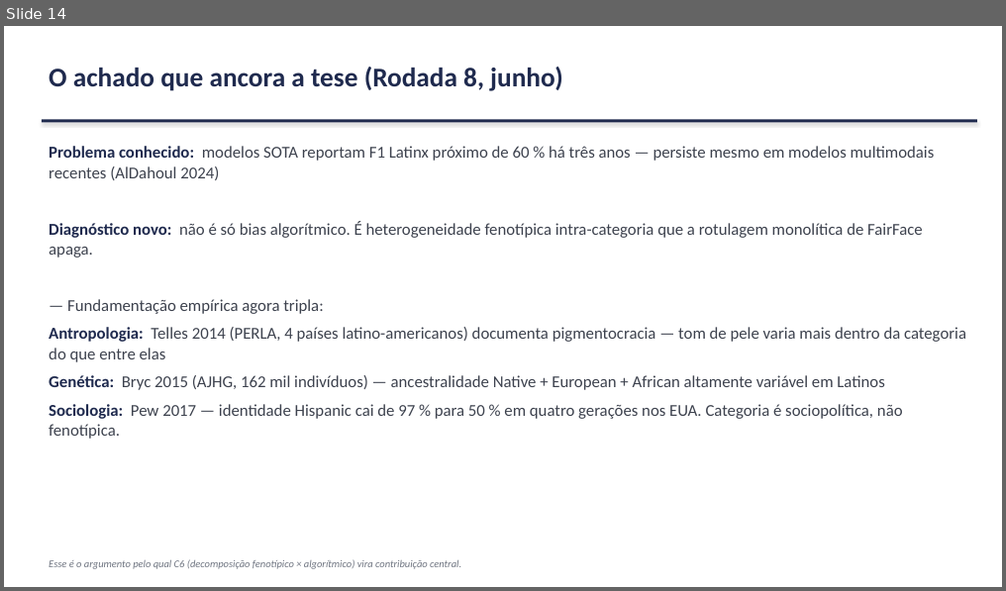
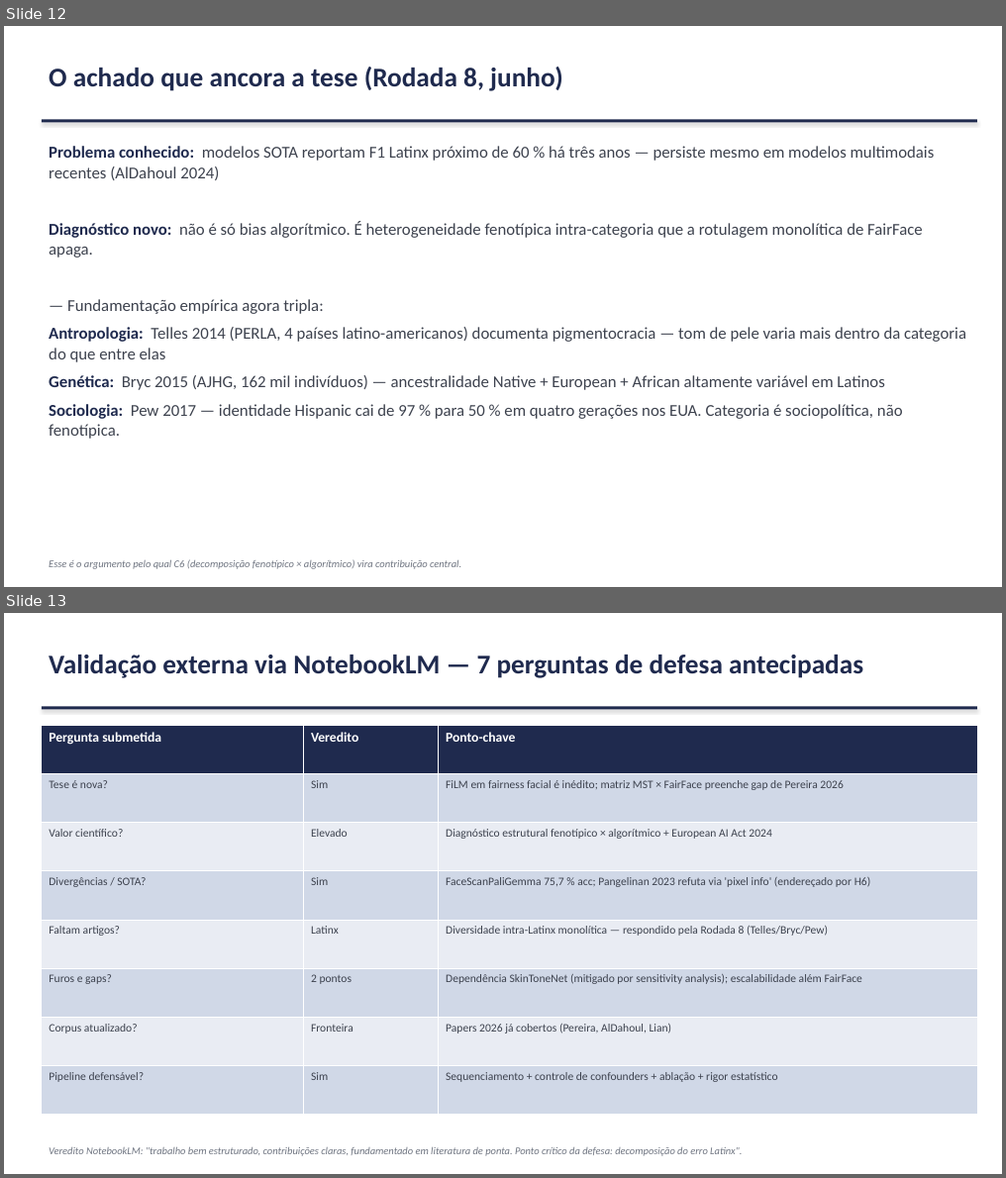
Before and after one commit to marcellozzetti/Facial-Recognition-Models-Mitigating-Bias, a slide deck: docs/ativo/material_reuniao_orientador_2026-07-08.pptx. Shown one above the other, each under a label of ours: slide 14 before the commit, slides 12 and 13 after it. The pictures are 1006x591 and 1006x1178 pixels, drawn with LibreOffice and Linux fonts; fonts in the diff are those of the drawing. Boxes give left, top, right and bottom in pixels: in the first picture for what was removed or moved away, otherwise in the second. Text is boxed around its words. In the diff, an @@ line names an element or a change of style, - is before the commit and + after.

```diff
--- a/docs/ativo/material_reuniao_orientador_2026-07-08.pptx
+++ b/docs/ativo/material_reuniao_orientador_2026-07-08.pptx
@@ slide 13 added at (4, 613, 1002, 1174), background #FFFFFF @@
@@ text added at (49, 655, 863, 678), 26 pt, text #1F2A4E, bold @@
+Validação externa via NotebookLM — 7 perguntas de defesa antecipadas
@@ rectangle added at (42, 707, 977, 710), fill #1F2A4E @@
@@ table added at (42, 725, 977, 1115), 8 rows, 3 columns @@
+Pergunta submetida | Veredito | Ponto-chave
+Tese é nova? | Sim | FiLM em fairness facial é inédito; matriz MST × FairFace preenche gap de Pereira 2026
+Valor científico? | Elevado | Diagnóstico estrutural fenotípico × algorítmico + European AI Act 2024
+Divergências / SOTA? | Sim | FaceScanPaliGemma 75,7 % acc; Pangelinan 2023 refuta via 'pixel info' (endereçado por H6)
+Faltam artigos? | Latinx | Diversidade intra-Latinx monolítica — respondido pela Rodada 8 (Telles/Bryc/Pew)
+Furos e gaps? | 2 pontos | Dependência SkinToneNet (mitigado por sensitivity analysis); escalabilidade além FairFace
+Corpus atualizado? | Fronteira | Papers 2026 já cobertos (Pereira, AlDahoul, Lian)
+Pipeline defensável? | Sim | Sequenciamento + controle de confounders + ablação + rigor estatístico
@@ text added at (49, 1148, 742, 1157), 10 pt, text #707682, italic @@
+Veredito NotebookLM: "trabalho bem estruturado, contribuições claras, fundamentado em literatura de ponta. Ponto crítico da defesa: decomposição do erro Latinx".
@@ what was slide 14 is now slide 12 @@
```
Also in this commit, not shown: 6 slides changed, 1 other slide added, 7 slides removed, 1 other file.
